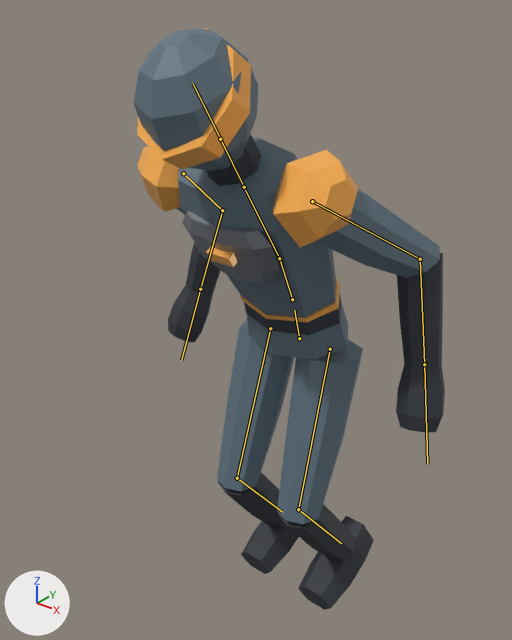
A saved change to the glTF model src/MovementShooter/Assets/Models/KINETIC_Character.glb.
Both versions are drawn from a 50 mm camera at (0.95, -1.372, 1.719) aimed at (-0.036, -0.139, 0.954). The lights are fixed; the arrows at lower left show +X, +Y and +Z. The first picture is the older version. Both versions are drawn at frame 1 of the action 'KINETIC_Jump'; the numbers are the values there. The bones that change, and the others that lie on the model, are drawn over the model as lines.

The first picture shows 'KINETIC_Character'.
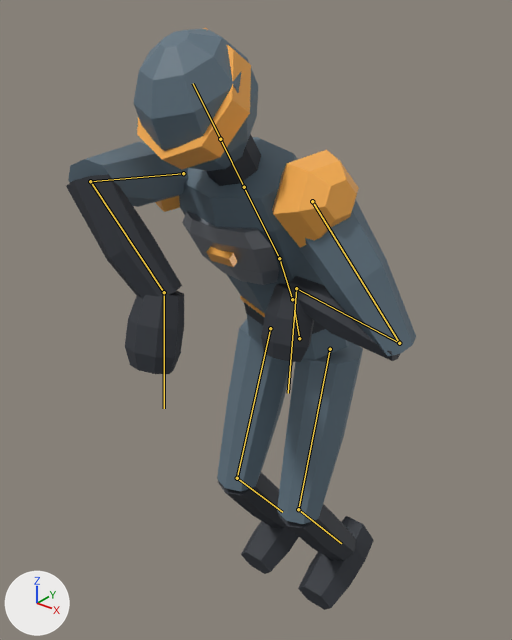
Pixel boxes (x1, y1, x2, y2) of what changed, in the pictures (512 x 640 px):
'KINETIC_Character', posed (12% wider)
    before: (133, 27, 445, 610)
    after: (66, 27, 416, 610)
bone 'UpperArm.L', root to tip
    before: (183, 173) to (222, 210)
    after: (183, 173) to (90, 181)
bone 'LowerArm.L', root to tip
    before: (222, 210) to (200, 289)
    after: (90, 181) to (164, 292)
bone 'Hand.L', root to tip
    before: (200, 289) to (181, 360)
    after: (164, 292) to (164, 408)
bone 'UpperArm.R', root to tip
    before: (312, 201) to (420, 259)
    after: (312, 201) to (399, 343)
bone 'LowerArm.R', root to tip
    before: (420, 259) to (424, 364)
    after: (399, 343) to (296, 288)
bone 'Hand.R', root to tip
    before: (424, 364) to (427, 464)
    after: (296, 288) to (288, 393)

The change, as a list of edits to the scene's bpy script:
```text
Change bone_upperarm_l:
    where bone_upperarm_l = bpy.data.objects['KINETIC_Rig'].pose.bones['UpperArm.L']  # child of 'Chest'
    bone_upperarm_l.rotation_quaternion: (0.975, -0.194, 0.02, -0.103) -> (-0.387, -0.915, 0.012, -0.11)  # degrees (-22, 0, -12) -> degrees (134, -12, 4)
Change bone_lowerarm_l:
    where bone_lowerarm_l = bpy.data.objects['KINETIC_Rig'].pose.bones['LowerArm.L']  # child of 'UpperArm.L'
    bone_lowerarm_l.rotation_quaternion: (0.852, 0.523, 0.0, 0.0) -> (0.565, -0.75, 0.336, 0.05)  # degrees (63, 0, 0) -> degrees (-113, 27, -30)
Change bone_hand_l:
    where bone_hand_l = bpy.data.objects['KINETIC_Rig'].pose.bones['Hand.L']  # child of 'LowerArm.L'
    bone_hand_l.rotation_quaternion: (1.0, 0.0, 0.0, 0.0) -> (0.952, 0.15, -0.04, -0.264)  # degrees (0, 0, 0) -> degrees (18, 0, -31)
Change bone_upperarm_r:
    where bone_upperarm_r = bpy.data.objects['KINETIC_Rig'].pose.bones['UpperArm.R']  # child of 'Chest'
    bone_upperarm_r.rotation_quaternion: (0.975, -0.194, -0.02, 0.103) -> (0.952, 0.192, -0.109, 0.206)  # degrees (-22, 0, 12) -> degrees (20, -17, 21)
Change bone_lowerarm_r:
    where bone_lowerarm_r = bpy.data.objects['KINETIC_Rig'].pose.bones['LowerArm.R']  # child of 'UpperArm.R'
    bone_lowerarm_r.rotation_quaternion: (0.852, 0.523, 0.0, 0.0) -> (0.362, 0.192, 0.026, -0.899)  # degrees (63, 0, 0) -> degrees (6, 22, -135)
Change bone_hand_r:
    where bone_hand_r = bpy.data.objects['KINETIC_Rig'].pose.bones['Hand.R']  # child of 'LowerArm.R'
    bone_hand_r.rotation_quaternion: (1.0, 0.0, 0.0, 0.0) -> (0.58, -0.115, 0.036, 0.797)  # degrees (0, 0, 0) -> degrees (-5, 13, 107)
```
